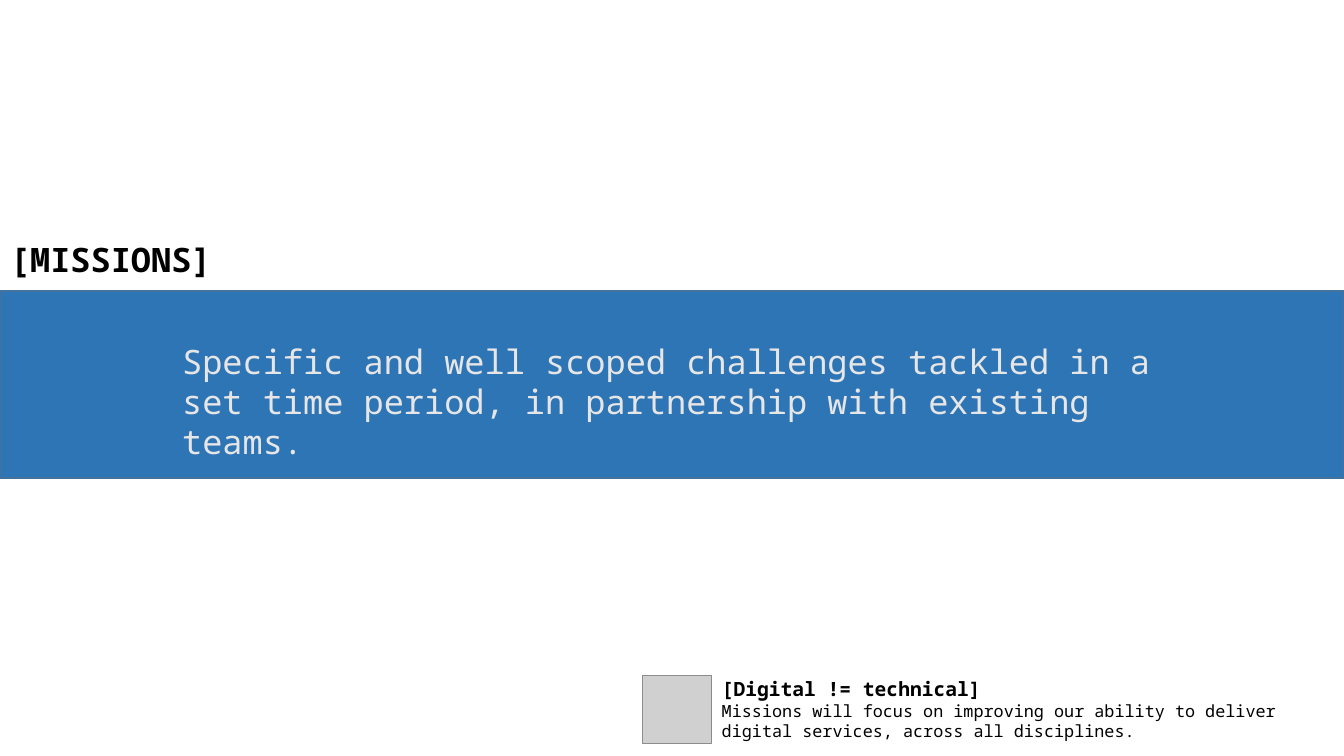
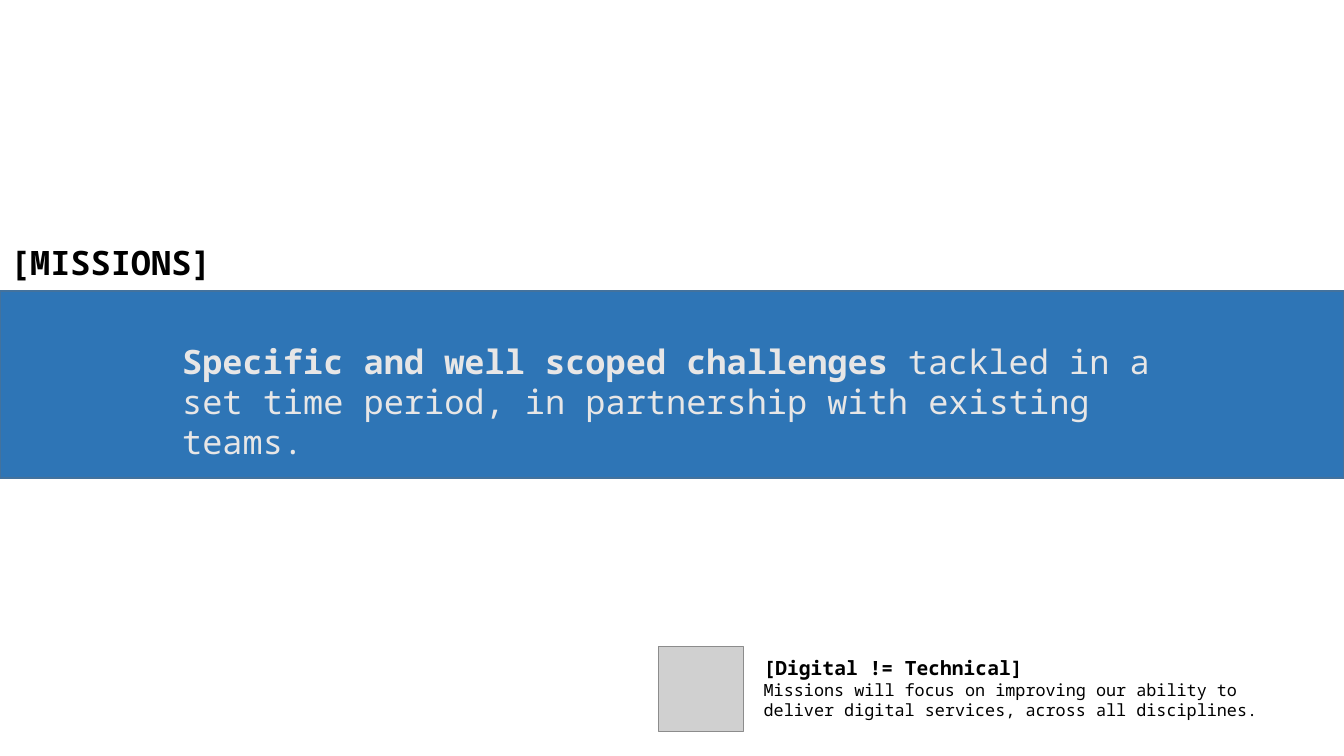
Before and after one commit to dto-btn/reading-material, a slide deck: slide 4 of Digital Task Force - Introduction - long form.pptx. Drawn at 1344x756 pixels with LibreOffice and Linux fonts; fonts in the diff are those of the drawing; grey boxes stand for pictures. Boxes give left, top, right and bottom in pixels: in the first picture for what was removed or moved away, otherwise in the second. Text is boxed around its words. In the diff, an @@ line names an element or a change of style, - is before the commit and + after.

Commit message:
Minor formatting, punctuation tweaks

```diff
--- a/Digital Task Force - Introduction - long form.pptx
+++ b/Digital Task Force - Introduction - long form.pptx
@@ text "Specific and well scoped challenges ..." at [182, 348, 1150, 422]: bold on in "Specific and well scoped challenges" @@
@@ picture: place and size @@
-picture at [643, 676, 712, 744]
+picture at [658, 646, 743, 731]
@@ text "[Digital != Technical]": place and size @@
-text "[Digital != Technical]" at [722, 680, 1276, 741]
+text "[Digital != Technical]" at [764, 659, 1257, 720]
@@ text at [764, 659, 1023, 680]: text changed @@
-  [Digital != technical]
+[Digital != Technical]
@@ text at [764, 683, 1257, 720]: list level 2 to 1 in "Missions will focus on improving ..." @@
```
Also in this commit, not shown: 10 other slides changed.
